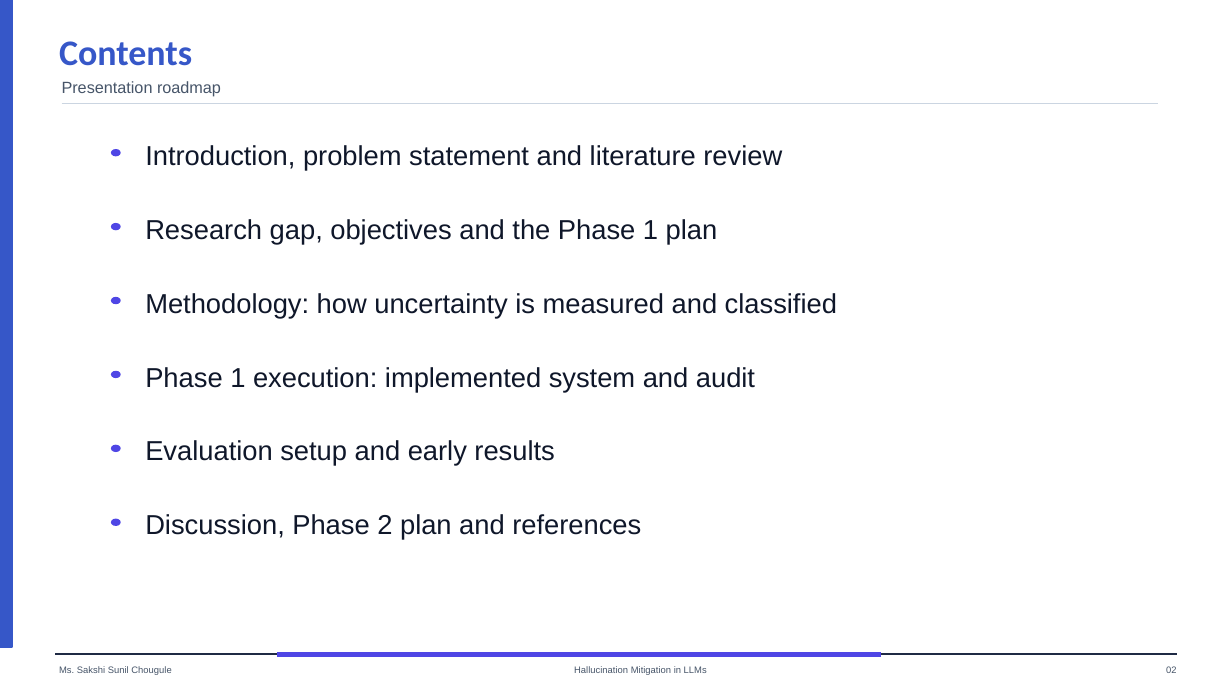
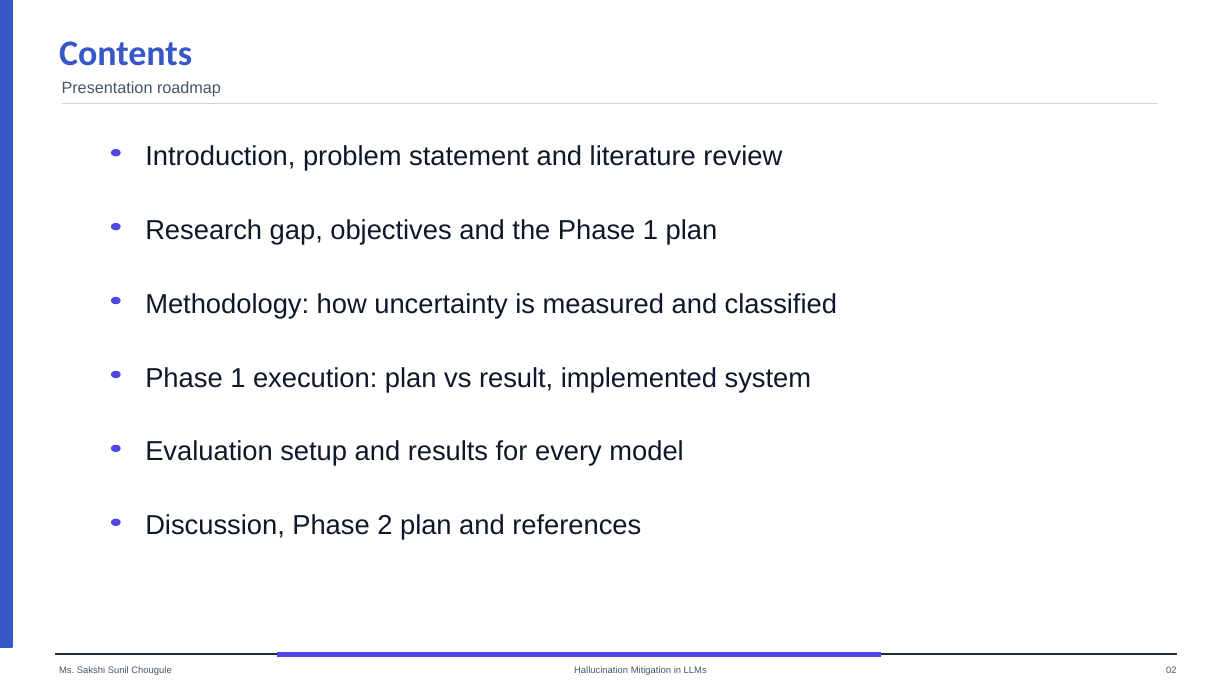
Before and after one commit to Hemant-Shashikant-Yadav/LLM-Hallucination, a slide deck: slide 2 of uncertainty/presentation/Phase1_Uncertainty_Study.pptx. Drawn at 1232x693 pixels with LibreOffice and Linux fonts; fonts in the diff are those of the drawing. Boxes give left, top, right and bottom in pixels: in the first picture for what was removed or moved away, otherwise in the second. Text is boxed around its words. In the diff, an @@ line names an element or a change of style, - is before the commit and + after.

```diff
--- a/uncertainty/presentation/Phase1_Uncertainty_Study.pptx
+++ b/uncertainty/presentation/Phase1_Uncertainty_Study.pptx
@@ text at (145,367,811,392): text changed @@
-Phase 1 execution: implemented system and audit
+Phase 1 execution: plan vs result, implemented system
@@ text at (145,440,683,466): text changed @@
-Evaluation setup and early results
+Evaluation setup and results for every model
```
Also in this commit, not shown: 6 other slides changed, 3 slides added, 2 slides removed, 1 other file.
